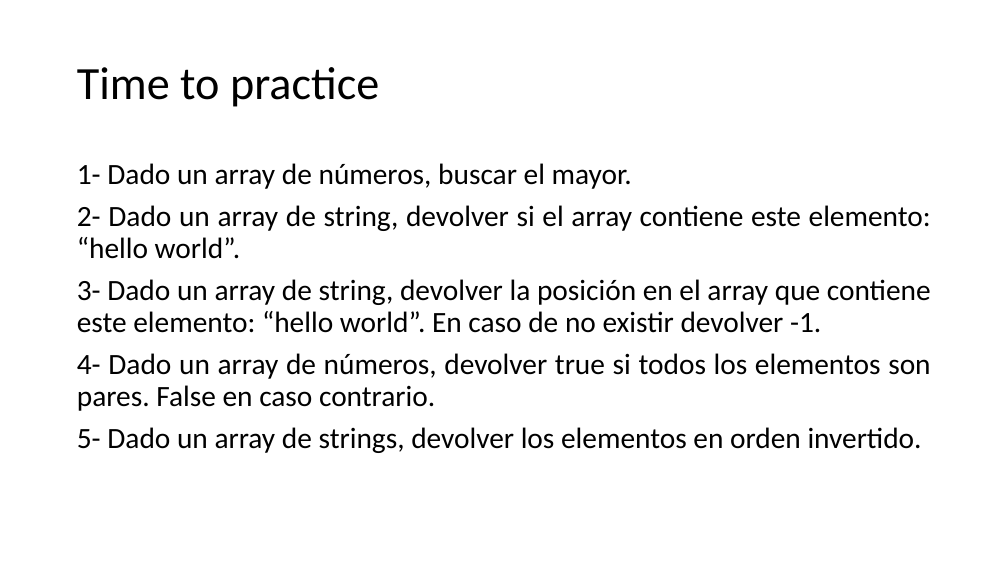
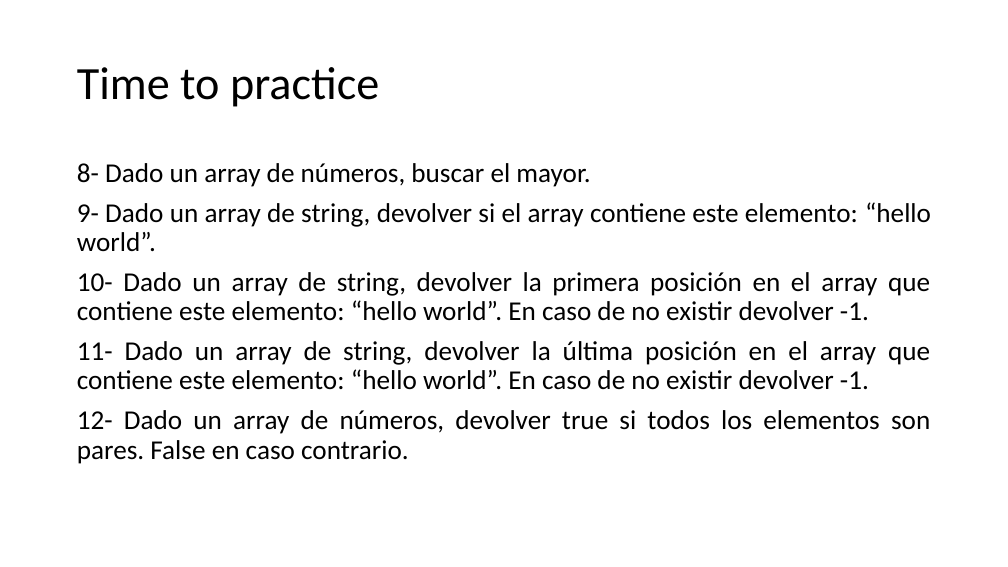
Before and after one commit to SarutobiKonohamaru/js_full_course, a slide deck: slide 48 of Presentacion.pptx (slide 47 before the commit). Drawn at 1008x567 pixels with LibreOffice and Linux fonts; fonts in the diff are those of the drawing. Boxes give left, top, right and bottom in pixels: in the first picture for what was removed or moved away, otherwise in the second. Text is boxed around its words. In the diff, an @@ line names an element or a change of style, - is before the commit and + after.

Commit message:
Add arrays exercises

```diff
--- a/Presentacion.pptx
+++ b/Presentacion.pptx
@@ text at [77, 163, 931, 464]: text changed; size 28 to 25.9 pt @@
-1- Dado un array de números, buscar el mayor.
-2- Dado un array de string, devolver si el array contiene este elemento: “hello world”.
-3- Dado un array de string, devolver la posición en el array que contiene este elemento: “hello world”. En caso de no existir devolver -1.
-4- Dado un array de números, devolver true si todos los elementos son pares. False en caso contrario.
-5- Dado un array de strings, devolver los elementos en orden invertido.
+8- Dado un array de números, buscar el mayor.
+9- Dado un array de string, devolver si el array contiene este elemento: “hello world”.
+10- Dado un array de string, devolver la primera posición en el array que contiene este elemento: “hello world”. En caso de no existir devolver -1.
+11- Dado un array de string, devolver la última posición en el array que contiene este elemento: “hello world”. En caso de no existir devolver -1.
+12- Dado un array de números, devolver true si todos los elementos son pares. False en caso contrario.
```
Also in this commit, not shown: 1 slide added, 4 slides removed.
